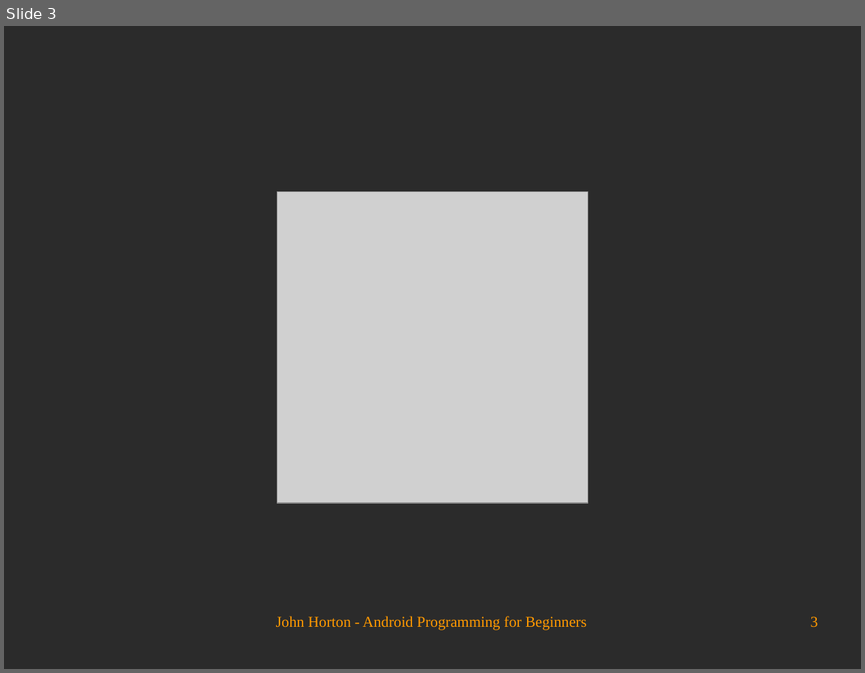
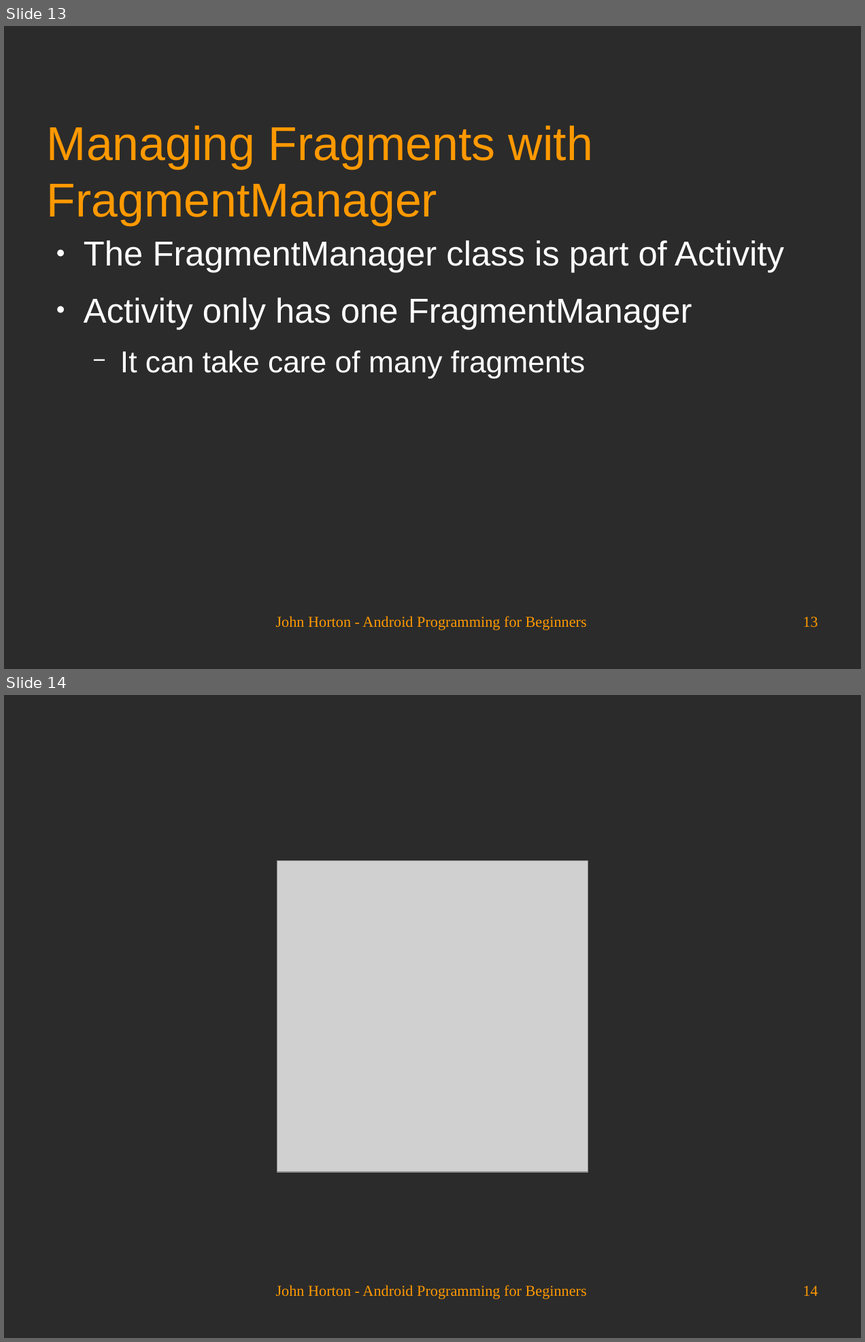
Before and after one commit to Academy-Soft-Intellect/Android-Programming-for-Beginners, a slide deck: 18_Design_Patterns_Fragments_and_the_Real_World.odp. Shown one above the other, each under a label of ours: slide 3 before the commit, slides 13 and 14 after it. The pictures are 865x673 and 865x1342 pixels, drawn with LibreOffice and Linux fonts; fonts in the diff are those of the drawing; grey boxes stand for pictures; background and template pictures are left out; a plain dark background stands for a picture behind light text. Boxes give left, top, right and bottom in pixels: in the first picture for what was removed or moved away, otherwise in the second. Text is boxed around its words. In the diff, an @@ line names an element or a change of style, - is before the commit and + after.

```diff
--- a/18_Design_Patterns_Fragments_and_the_Real_World.odp
+++ b/18_Design_Patterns_Fragments_and_the_Real_World.odp
@@ slide 13 added at (4, 26, 861, 669), background picture (left out) @@
@@ title added at (47, 125, 593, 226), 44 pt, text #FF9900 @@
+Managing Fragments with FragmentManager
@@ text added at (84, 240, 784, 378), 32 pt, text #FFFFFF @@
+● The FragmentManager class is part of Activity
+● Activity only has one FragmentManager
+  − It can take care of many fragments
@@ text added at (276, 616, 587, 630), 14 pt, text #FF9900 @@
+John Horton - Android Programming for Beginners
@@ page number added at (803, 616, 818, 627), 14 pt, text #FF9900 @@
+13
@@ what was slide 3 is now slide 14 @@
@@ page number at (803, 1285, 818, 1295): text changed @@
-3
+14
```
Also in this commit, not shown: 2 slides changed, 10 other slides added.
